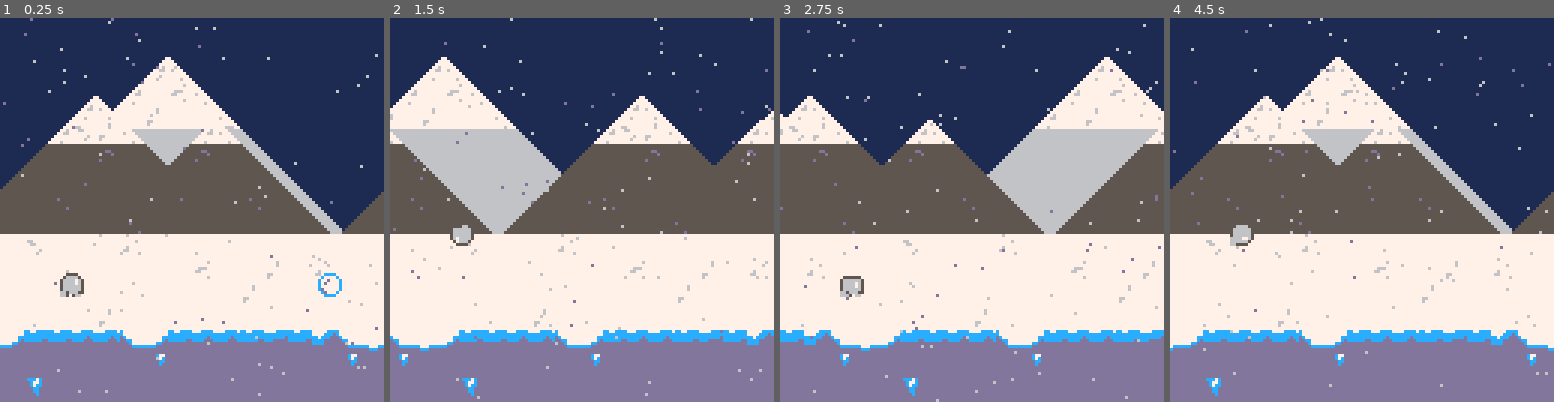
Above: before the commit, frames 1-4 (left to right).
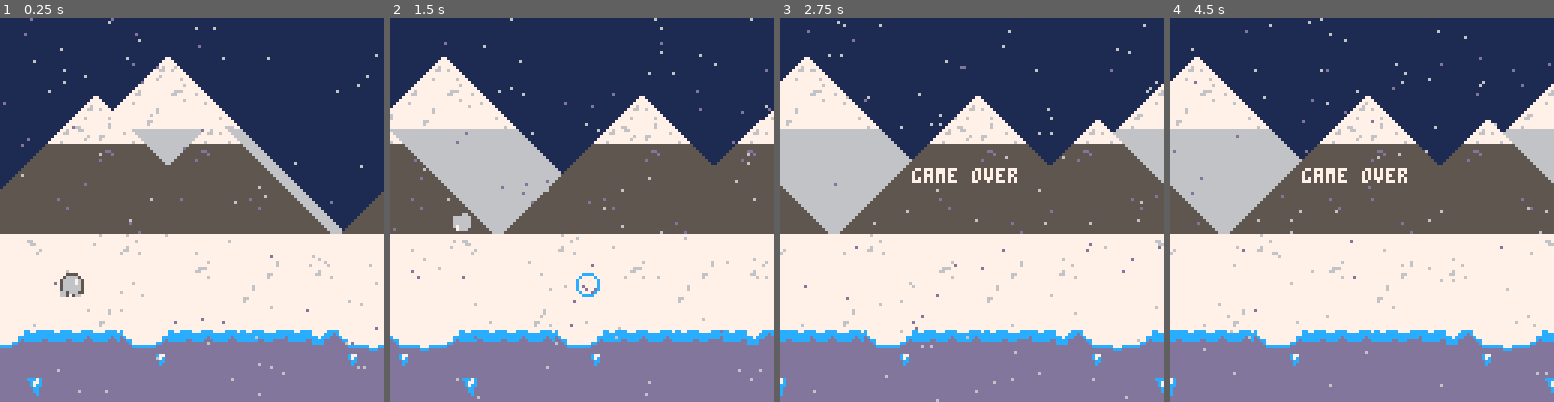
Above: after the commit, the same moments.

Repository: ejames0711/runner
Game: PICO-8 cartridge runner.p8
Same seed, same stepped clock (60 frames per second), same inputs: the game is played once before the commit and once after it.
Inputs:
- Up to frame 1 (0.25 s): no input
- Up to frame 2 (1.5 s): tap X (X key) at 0.33, 1.07 s
- Up to frame 3 (2.75 s): tap X (X key) at 1.85 s
- Up to frame 4 (4.5 s): tap X (X key) at 2.97, 4.08 s

The runs differ from the first frame. In frame 1, 0.2% of the frame differs, in the area x 82-90%, y 66-73%; in frame 2, 0.5%; in frame 3, 25%, in the area x 0-100%, y 10-99%; in frame 4, 25%.

Commit message:
add random spawning

Diff:
--- a/runner.p8
+++ b/runner.p8
@@ -4,6 +4,7 @@
 function _init()
 	game={}
 	game.state="play"
+	game.timer=0
 
 	plyr={}
 	plyr.sprite=1
@@ -13,7 +14,7 @@
 	plyr.vy=0
 	plyr.jump_count=0
 
-	gravity=0.4
+	gravity=0.5
 
 	ground={}
 	ground.x=0
@@ -32,13 +33,8 @@
 	snowballs={}
 
 	lg_sb={}
-	lg_sb.spr=1
-	lg_sb.x=190
-	lg_sb.y=78
+	lg_sb.spr=43
 	lg_sb.spd=2
-	lg_sb.frames={43,45,64,66}
-
-	spawn_snowball()
 
 	spawn_timer=0
 
@@ -49,22 +45,14 @@
  snowspd={}
 
  init_snow()
-
-
 end
 
 function _update()
 	play_game()
-	for s in all(snowballs) do
-  s:anim()
-	end
 end
 
 function _draw()
 	draw_game()
-	for s in all(snowballs) do
-  s:draw()
-	end
 end
 -->8
 --animations
@@ -93,18 +81,6 @@
 		anim_w_frames(plyr,53,57,4)
 	end
 end
-
---snowball
-
-function anim_lg_sb()
-	lg_sb.x-=lg_sb.spd
-	if lg_sb.spr<4.9 then
-		lg_sb.spr=lg_sb.spr+.1
-	else
-		lg_sb.spr=1
-	end
-end
-
 
 --snow
 function init_snow()
@@ -193,7 +169,7 @@
 			plyr.jump_count+=1
 			if plyr.jump_count<=2 then
 				plyr.st = "jump"
-				plyr.vy-=4
+				plyr.vy-=5
 	 		sfx(0)
 	 	end
 		end
@@ -236,10 +212,22 @@
 
 function play_game()
 	anim_snow()
+	local rand = flr(rnd(2))
 	if game.state == "play" then
 		physics()
+		game.timer+=1
+		if game.timer%30==0 then
+			if rand == 1 then
+			spawn_lg_snowball()
+			else
+			spawn_snowball()
+			end
+		end
 		anim_plyr()
 		anim_particles()
+		for s in all(snowballs) do
+  s:anim()
+		end
 		for k,v in pairs(bckgrnd) do
 			upd_bckgrnd(v)
 		end
@@ -256,7 +244,9 @@
 	draw_particles()
 	if game.state == "play" then
 		spr(plyr.sprite,plyr.x,plyr.y)
-		spr(lg_sb.frames[flr(lg_sb.spr)],lg_sb.x,lg_sb.y,2,2)
+		for s in all(snowballs) do
+  	s:draw()
+		end
 	elseif game.state == "end" then
 		print("game over",44,50,7)
 	end
@@ -264,7 +254,8 @@
 -->8
 --spawn
 function sb_spawn_timer()
-	if spawn_timer < 20 then
+	local rand = flr(rnd(10))
+	if spawn_timer < rand then
 		spawn_timer+=1
 	else
 		spawn_timer=0
@@ -275,7 +266,7 @@
 	add(snowballs,{
 	sprite=6,
 	timer=0,
-	spd=3,
+	spd=flr(rnd(3))+2,
 	x=130,
 	y=85,
 	draw=function(self)
@@ -284,6 +275,36 @@
 	anim=function(self)
 		self.x-=self.spd
 		anim_w_frames(self,6,8,5)
+		if collision(plyr,self) then
+			del(snowballs,self)
+			game.state="end"
+		end
+	end
+	})
+end
+
+function spawn_lg_snowball()
+	add(snowballs,{
+	sprite=1,
+	timer=0,
+	spd=2,
+	x=130,
+	y=78,
+	frames={43,45,64,66},
+	draw=function(self)
+		if self.sprite<4.9 then
+			self.sprite=self.sprite+.1
+		else
+			self.sprite=1
+		end
+		spr(self.frames[flr(self.sprite)],self.x,self.y,2,2)
+	end,
+	anim=function(self)
+		self.x-=self.spd
+		if collision(plyr,self) then
+			del(snowballs,self)
+			game.state="end"
+		end
 	end
 	})
 end
